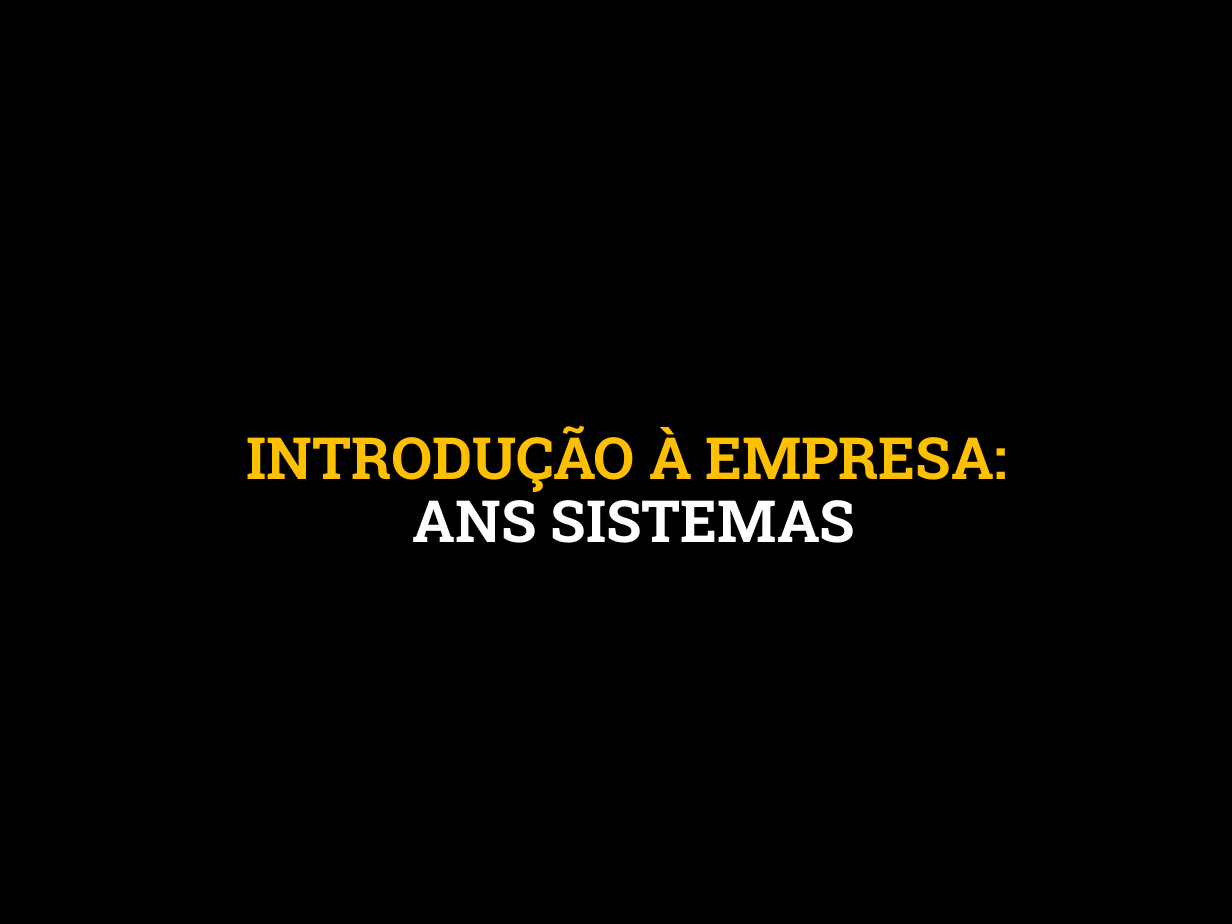
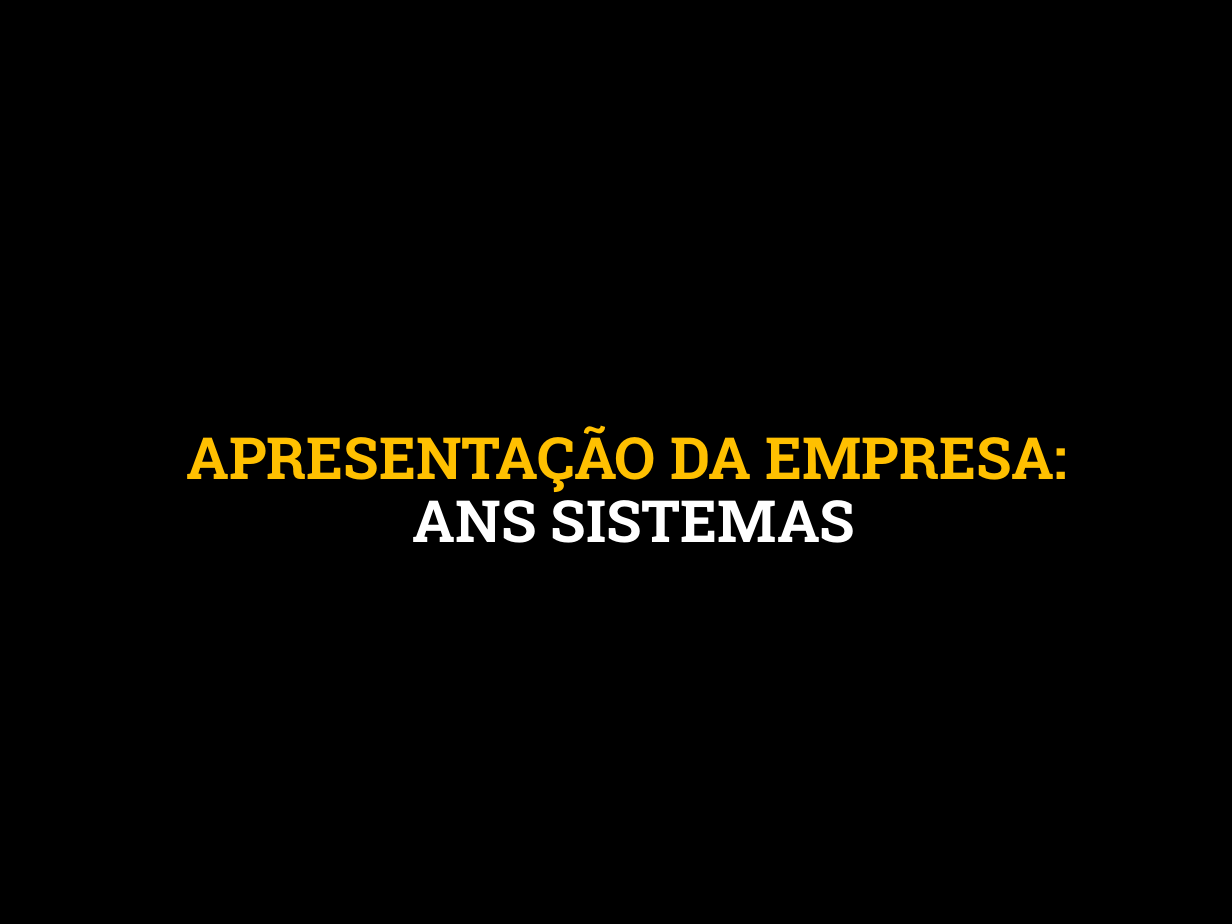
Before and after one commit to BrunoFelix/Restoran, a slide deck: slide 3 of Docs/Apresentação ANS Sistemas (Fundamentos da Gestao).pptx. Drawn at 1232x924 pixels with LibreOffice and Linux fonts; fonts in the diff are those of the drawing; background and template pictures are left out. Boxes give left, top, right and bottom in pixels: in the first picture for what was removed or moved away, otherwise in the second. Text is boxed around its words. In the diff, an @@ line names an element or a change of style, - is before the commit and + after.

```diff
--- a/Docs/Apresentação ANS Sistemas (Fundamentos da Gestao).pptx
+++ b/Docs/Apresentação ANS Sistemas (Fundamentos da Gestao).pptx
@@ title at (186, 426, 1067, 543): text changed @@
-INTRODUÇÃO À EMPRESA:
-ANS SISTEMAS
+APRESENTAÇÃO DA EMPRESA:
+ANS SISTEMAS
```
Also in this commit, not shown: 6 other slides changed, 2 slides added, 2 slides removed.
